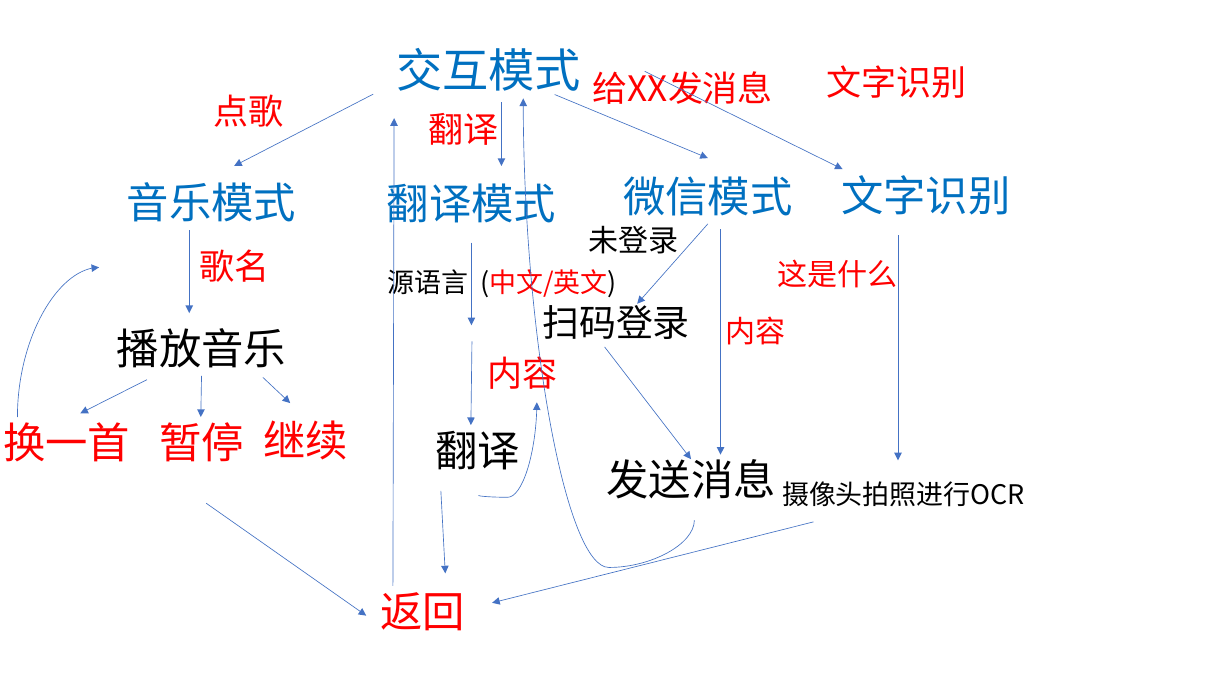
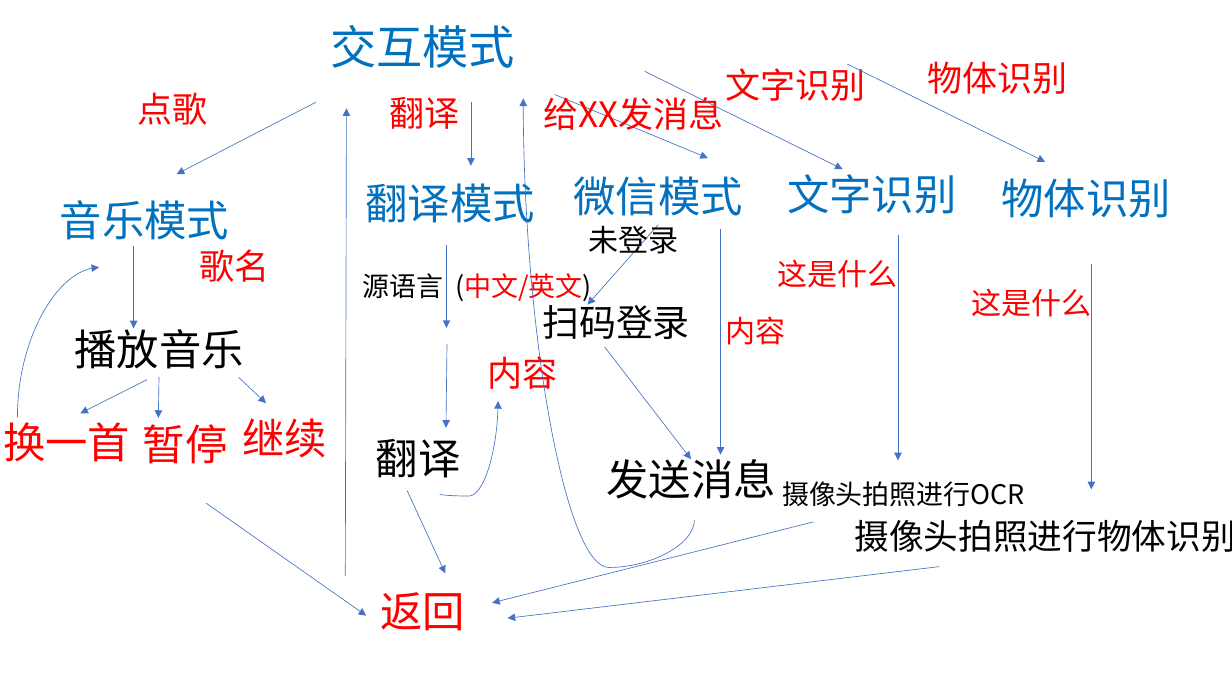
Before and after one commit to Szy0127/AIRobot, a slide deck: slide 1 of 交互模式.pptx. Drawn at 1232x693 pixels with LibreOffice and Linux fonts; fonts in the diff are those of the drawing. Boxes give left, top, right and bottom in pixels: in the first picture for what was removed or moved away, otherwise in the second. Text is boxed around its words. In the diff, an @@ line names an element or a change of style, - is before the commit and + after.

```diff
--- a/交互模式.pptx
+++ b/交互模式.pptx
@@ title "交互模式" rewrapped from <box>396,48,581,99</box> to <box>330,25,515,68</box> @@
@@ text "点歌": place and size @@
-text "点歌" at <box>214,94,284,127</box>
+text "点歌" at <box>137,92,207,125</box>
@@ text "文字识别" rewrapped from <box>827,65,967,98</box> to <box>725,64,865,101</box> @@
@@ arrow added from (848, 64) to (1045, 162), #4472C4 0.5 pt @@
@@ text added at <box>928,61,1068,94</box>, 27.3 pt, text #FF0000 @@
+物体识别
@@ arrow moved from (373, 94) - (234, 166) to (316, 103) - (177, 174) @@
@@ text "翻译": place and size @@
-text "翻译" at <box>429,113,499,145</box>
+text "翻译" at <box>389,97,459,129</box>
@@ arrow moved from (393, 586) - (394, 118) to (346, 576) - (347, 108) @@
@@ arrow moved from (502, 103) - (502, 166) to (471, 103) - (471, 165) @@
@@ text "给XX发消息" rewrapped from <box>593,71,773,111</box> to <box>544,92,724,137</box> @@
@@ text "翻译模式": place and size @@
-text "翻译模式" at <box>387,176,556,229</box>
+text "翻译模式" at <box>366,176,535,229</box>
@@ text "微信模式": place and size @@
-text "微信模式" at <box>623,176,792,216</box>
+text "微信模式" at <box>574,176,743,216</box>
@@ text "文字识别": place and size @@
-text "文字识别" at <box>841,168,1010,215</box>
+text "文字识别" at <box>787,167,956,214</box>
@@ text added at <box>1001,178,1170,218</box>, 33 pt, text #0070C0 @@
+物体识别
@@ text "音乐模式" rewrapped from <box>127,182,296,222</box> to <box>60,200,229,247</box> @@
@@ arrow moved from (708, 224) - (638, 304) to (658, 225) - (588, 305) @@
@@ arrow moved from (189, 230) - (189, 313) to (134, 246) - (134, 328) @@
@@ arrow added from (1092, 264) to (1092, 490), #4472C4 0.5 pt @@
@@ text added at <box>971,288,1091,317</box>, 23.4 pt, text #FF0000 @@
+这是什么
@@ text "播放音乐" rewrapped from <box>117,328,286,368</box> to <box>74,322,243,369</box> @@
@@ 2 arrows, 1 text: place and size @@
-2 arrows, 1 text at <box>387,243,617,425</box>
+2 arrows, 1 text at <box>362,246,592,428</box>
@@ arrow moved from (201, 376) - (201, 417) to (159, 377) - (158, 418) @@
@@ arrow moved from (263, 377) - (290, 403) to (238, 377) - (266, 403) @@
@@ text "继续": place and size @@
-text "继续" at <box>264,420,349,460</box>
+text "继续" at <box>242,418,327,458</box>
@@ curved arrow moved from (479, 495) - (537, 402) to (440, 494) - (498, 401) @@
@@ text "暂停" rewrapped from <box>159,415,244,462</box> to <box>143,424,228,464</box> @@
@@ text "翻译" rewrapped from <box>435,424,520,470</box> to <box>376,439,461,478</box> @@
@@ arrow moved from (441, 491) - (445, 574) to (408, 491) - (445, 574) @@
@@ text added at <box>855,520,1232,552</box>, 27 pt, text #000000 @@
+摄像头拍照进行物体识别
@@ arrow added from (940, 567) to (507, 618), #4472C4 0.5 pt @@
```
Also in this commit, not shown: 1 slide added, 3 other files.
